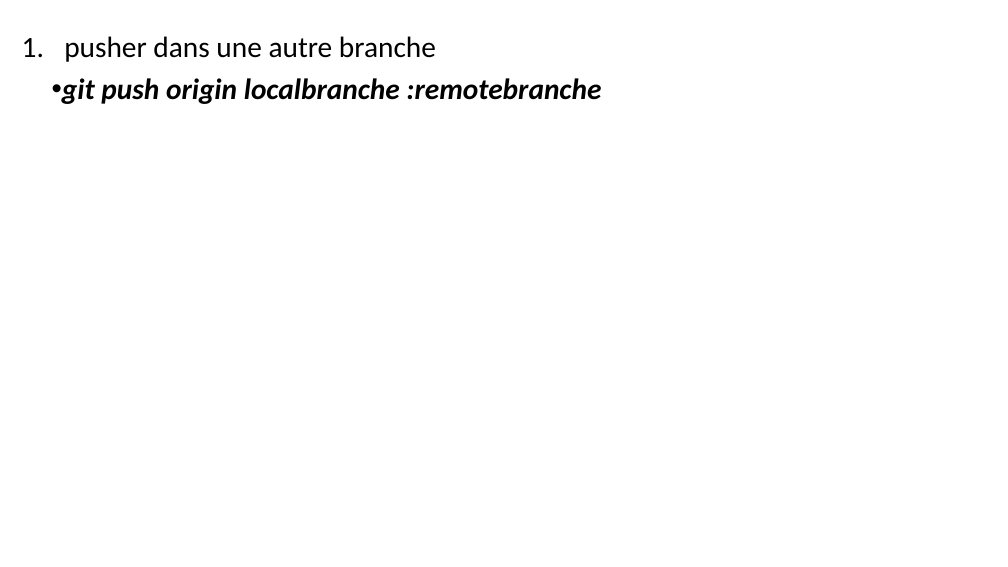
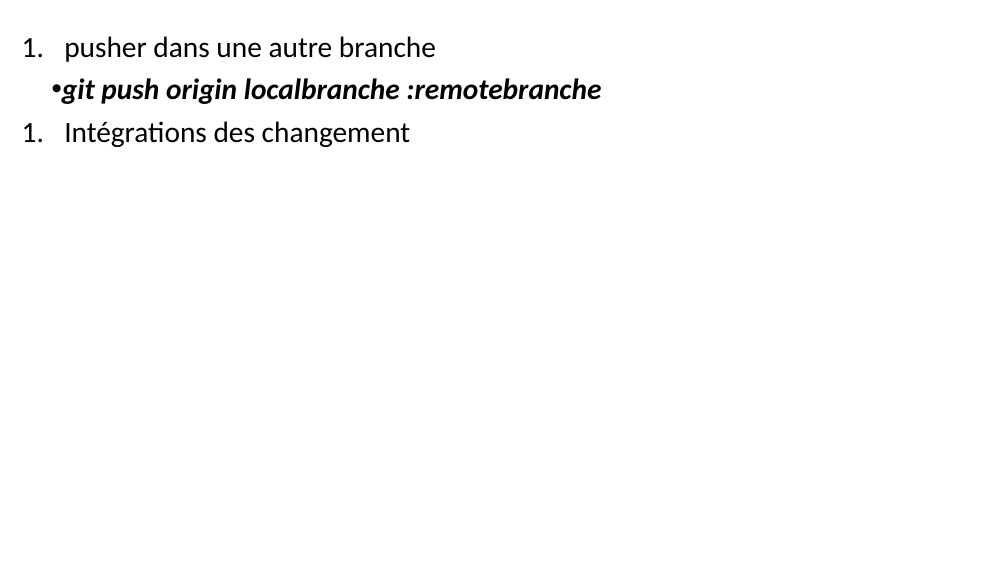
Before and after one commit to belakebiboussad/form, a slide deck: slide 14 of Formation Git.pptx. Drawn at 1008x567 pixels with LibreOffice and Linux fonts; fonts in the diff are those of the drawing. Boxes give left, top, right and bottom in pixels: in the first picture for what was removed or moved away, otherwise in the second. Text is boxed around its words. In the diff, an @@ line names an element or a change of style, - is before the commit and + after.

```diff
--- a/Formation Git.pptx
+++ b/Formation Git.pptx
@@ text at (x1=64, y1=121, x2=411, y2=147): paragraph added @@
+1. Intégrations des changement
```
Also in this commit, not shown: 8 other slides changed, 1 slide added, 1 slide removed, 7 other files.
